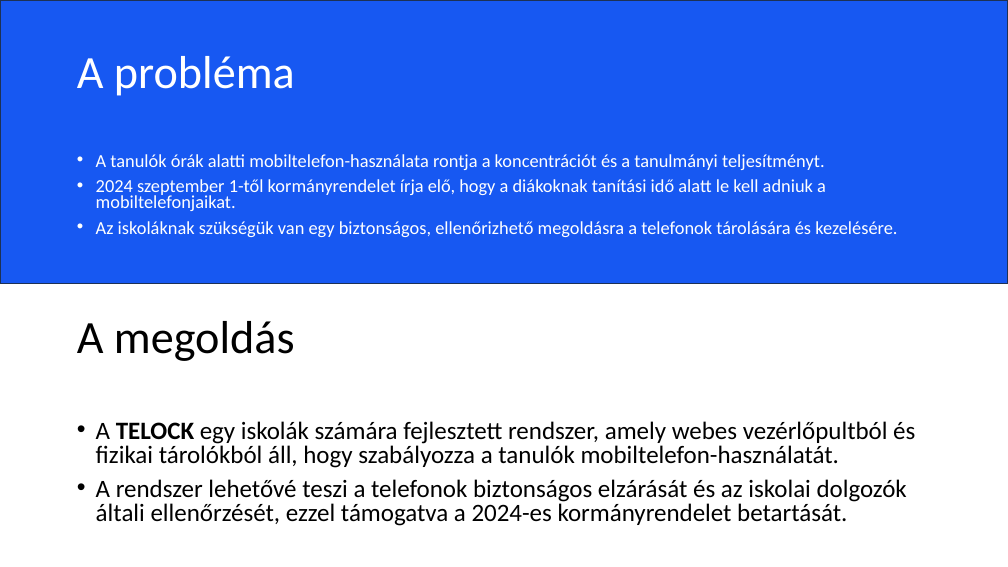
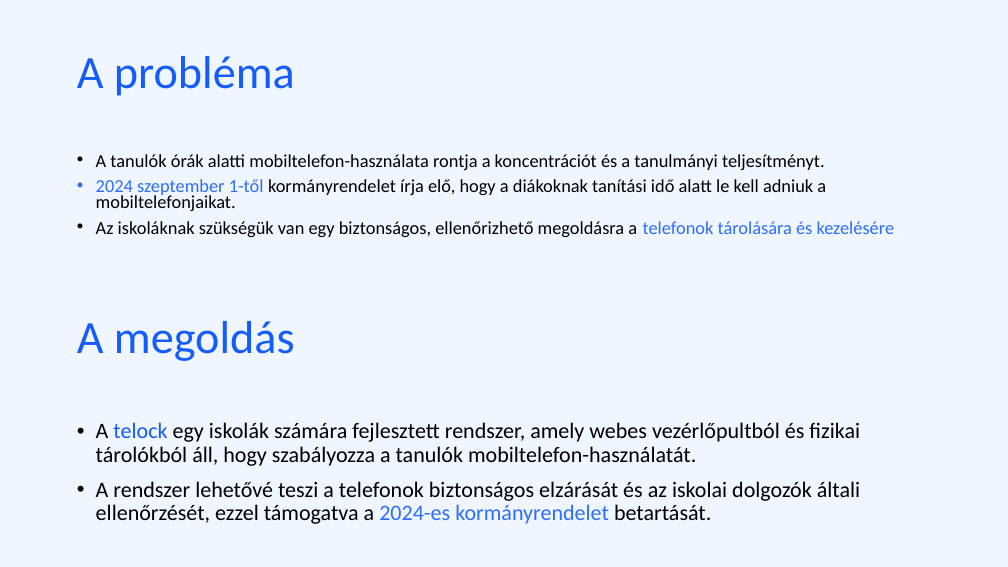
Before and after one commit to nagygabor123/vizsgaremek, a slide deck: slide 2 of Dokumentacio/Eloadas.pptx. Drawn at 1008x567 pixels with LibreOffice and Linux fonts; fonts in the diff are those of the drawing. Boxes give left, top, right and bottom in pixels: in the first picture for what was removed or moved away, otherwise in the second. Text is boxed around its words. In the diff, an @@ line names an element or a change of style, - is before the commit and + after.

```diff
--- a/Dokumentacio/Eloadas.pptx
+++ b/Dokumentacio/Eloadas.pptx
@@ background #FFFFFF to #EFF6FF @@
@@ rectangle removed at <box>0,0,1008,284</box> @@
@@ title "A probléma" at <box>77,56,295,96</box>: text colour #FFFFFF to #145CFC @@
@@ text "A tanulók órák alatti mobiltelefon-használata ..." at <box>96,154,900,237</box>: text colour #FFFFFF to #000000 in "A tanulók órák alatti mobiltelefon-használata rontja a ...", "kormányrendelet írja elő, hogy a diákoknak tanítási ...", "Az iskoláknak szükségük van egy biztonságos, ellenőrizhető ..."; text colour #FFFFFF to #2D6EFC in "2024 szeptember 1-től", "telefonok tárolására és kezelésére." @@
@@ text "A megoldás" at <box>77,321,295,361</box>: text colour #000000 to #145CFC @@
@@ text at <box>96,422,860,466</box>: text changed; size 23.8 to 21 pt @@
-• A TELOCK egy iskolák számára fejlesztett rendszer, amely webes vezérlőpultból és fizikai tárolókból áll, hogy szabályozza a tanulók mobiltelefon-használatát.
+• A telock egy iskolák számára fejlesztett rendszer, amely webes vezérlőpultból és fizikai tárolókból áll, hogy szabályozza a tanulók mobiltelefon-használatát.
@@ text at <box>96,481,860,524</box>: size 23.8 to 21 pt in "A rendszer lehetővé teszi a telefonok biztonságos ..."; text colour #000000 to #2D6EFC in "2024-es kormányrendelet"; line spacing 0.8 to 0.9 @@
```
Also in this commit, not shown: 5 other slides changed.
